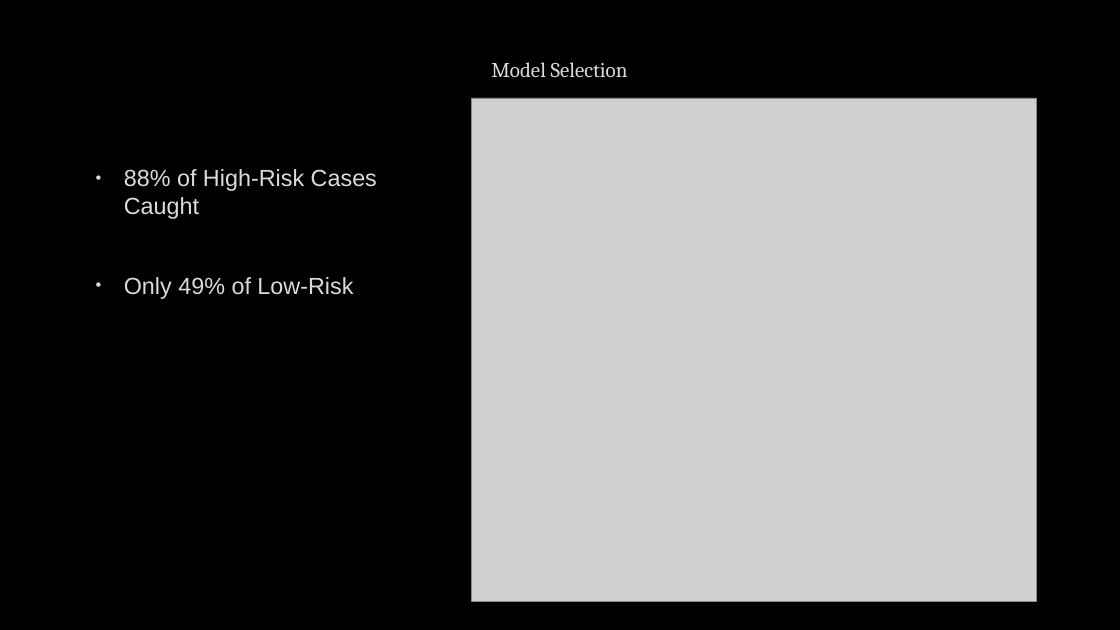
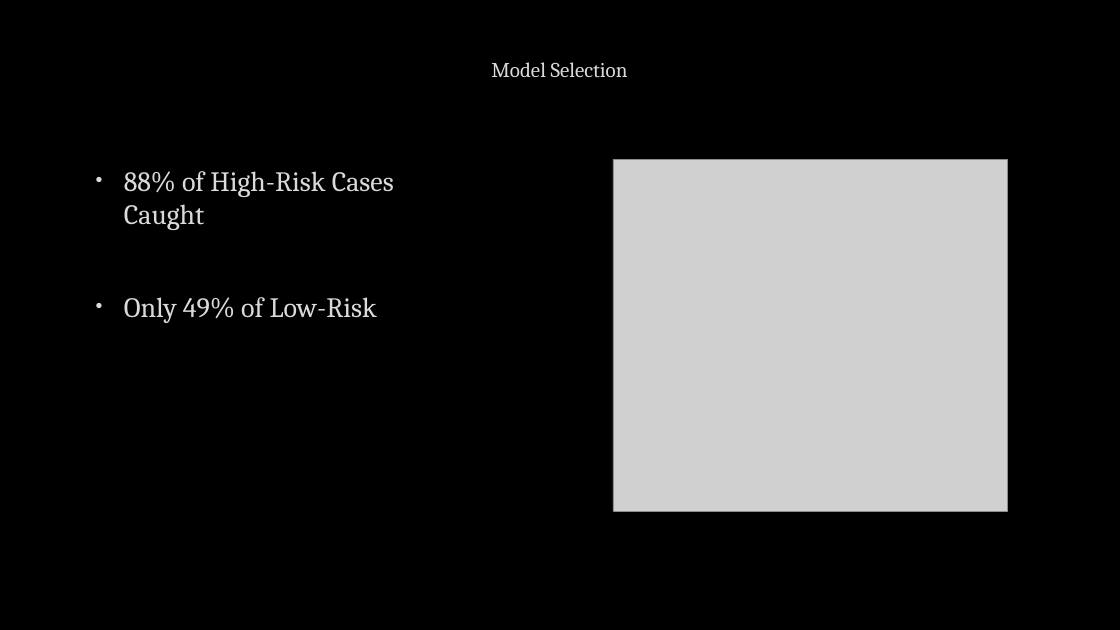
Before and after one commit to omi-singh17/X-Ray-Images-Deep-Learning-Classification, a slide deck: slide 8 of Capstone 3 Final Presentation_Non_Technical.pptx (slide 9 before the commit). Drawn at 1120x630 pixels with LibreOffice and Linux fonts; fonts in the diff are those of the drawing; grey boxes stand for pictures; background and template pictures are left out. Boxes give left, top, right and bottom in pixels: in the first picture for what was removed or moved away, otherwise in the second. Text is boxed around its words. In the diff, an @@ line names an element or a change of style, - is before the commit and + after.

```diff
--- a/Capstone 3 Final Presentation_Non_Technical.pptx
+++ b/Capstone 3 Final Presentation_Non_Technical.pptx
@@ text "88% of High-Risk Cases Caught" at (124, 171, 394, 323): size 20 to 24 pt, font Arial to Cambria @@
@@ picture: place and size @@
-picture at (472, 98, 1037, 602)
+picture at (613, 159, 1008, 511)
```
Also in this commit, not shown: 2 other slides changed, 1 slide removed.
